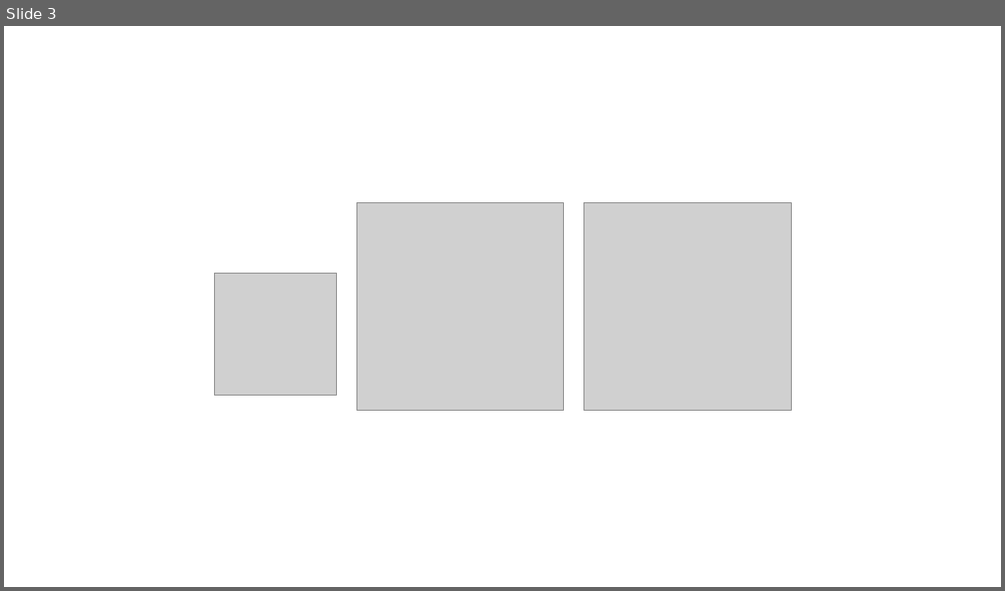
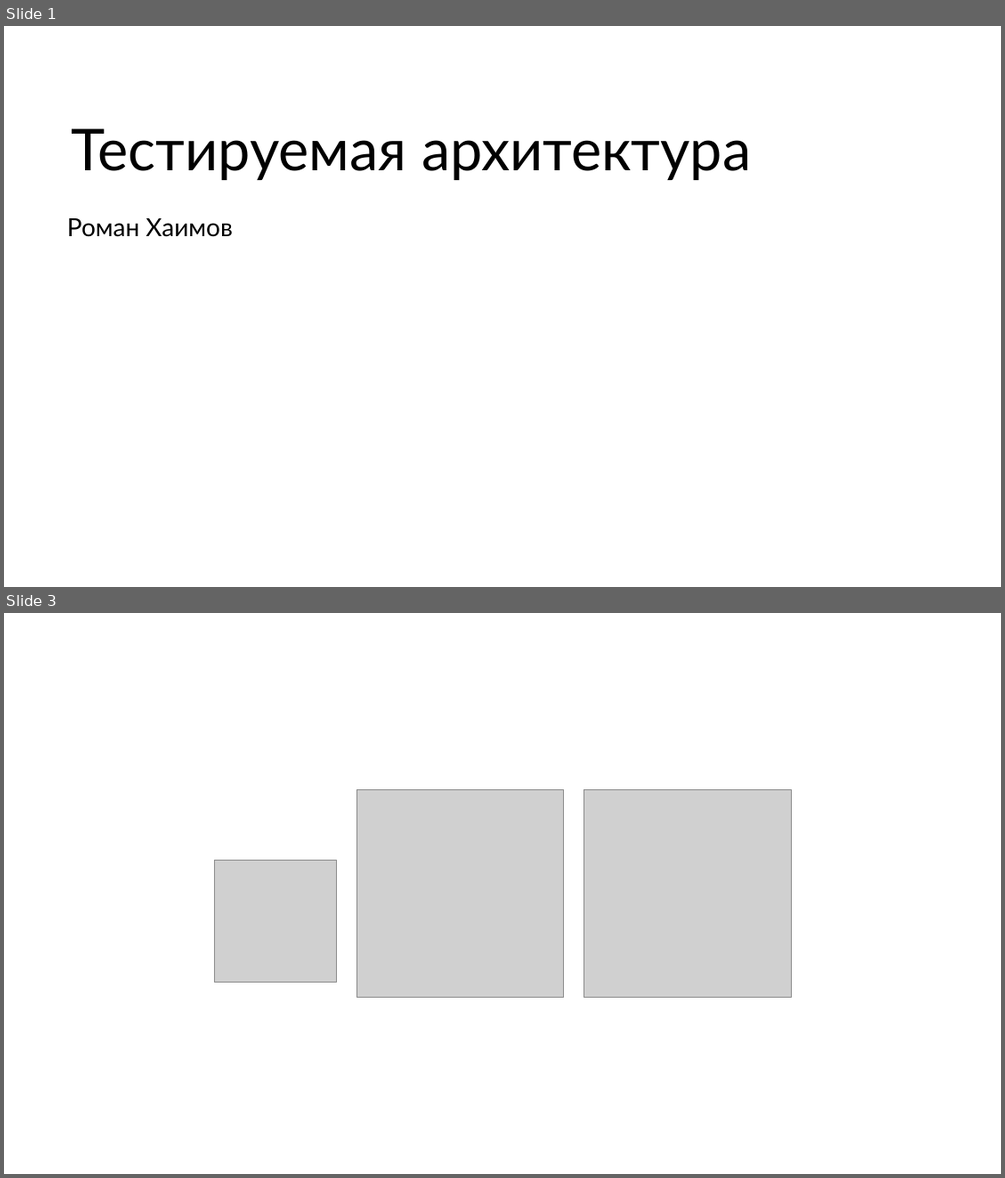
Before and after one commit to rkhaimov/brain-gym, a slide deck: Презентация.pptx. Shown one above the other, each under a label of ours: slide 3 before the commit, slides 1 and 3 after it; the slides between them are not shown. The pictures are 1005x591 and 1005x1178 pixels, drawn with LibreOffice and Linux fonts; fonts in the diff are those of the drawing; grey boxes stand for pictures; background and template pictures are left out. Boxes give left, top, right and bottom in pixels: in the first picture for what was removed or moved away, otherwise in the second. Text is boxed around its words. In the diff, an @@ line names an element or a change of style, - is before the commit and + after.

```diff
--- a/Презентация.pptx
+++ b/Презентация.pptx
@@ slide 1 added at <box>4,26,1001,587</box>, background picture (left out) @@
@@ text added at <box>71,128,751,180</box>, 55.5 pt, text #000000 @@
+Тестируемая архитектура
@@ text added at <box>67,218,233,237</box>, 24 pt, text #000000 @@
+Роман Хаимов
```
Also in this commit, not shown: 40 slides changed, 8 other slides added, 8 slides removed.
